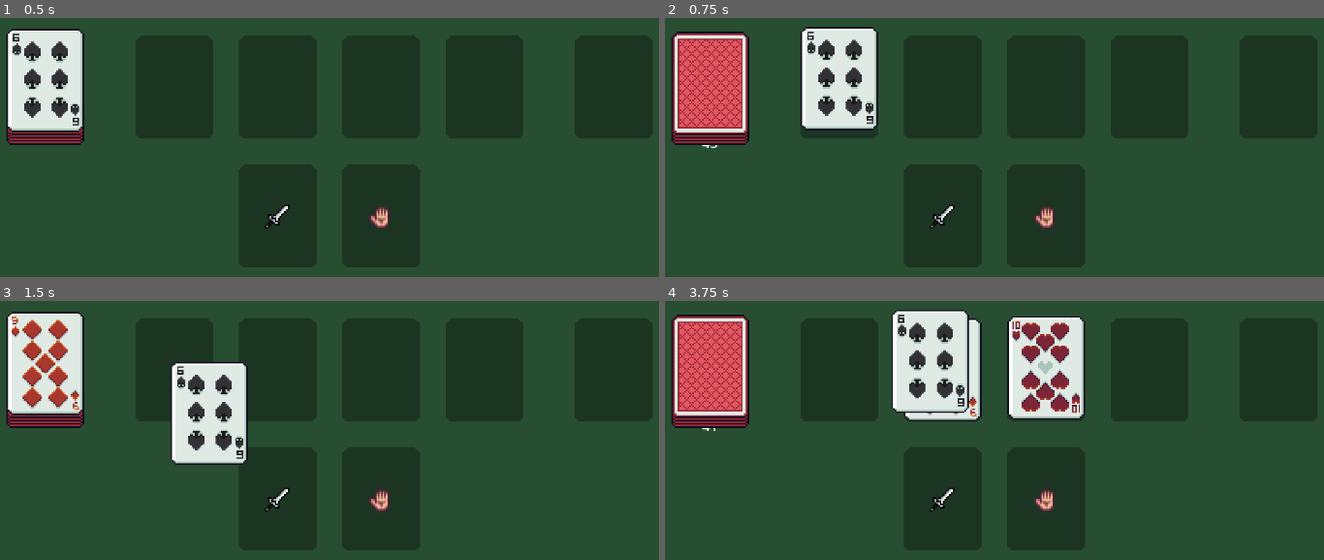
Above: before the commit, frames 1-4 (two rows, left to right).
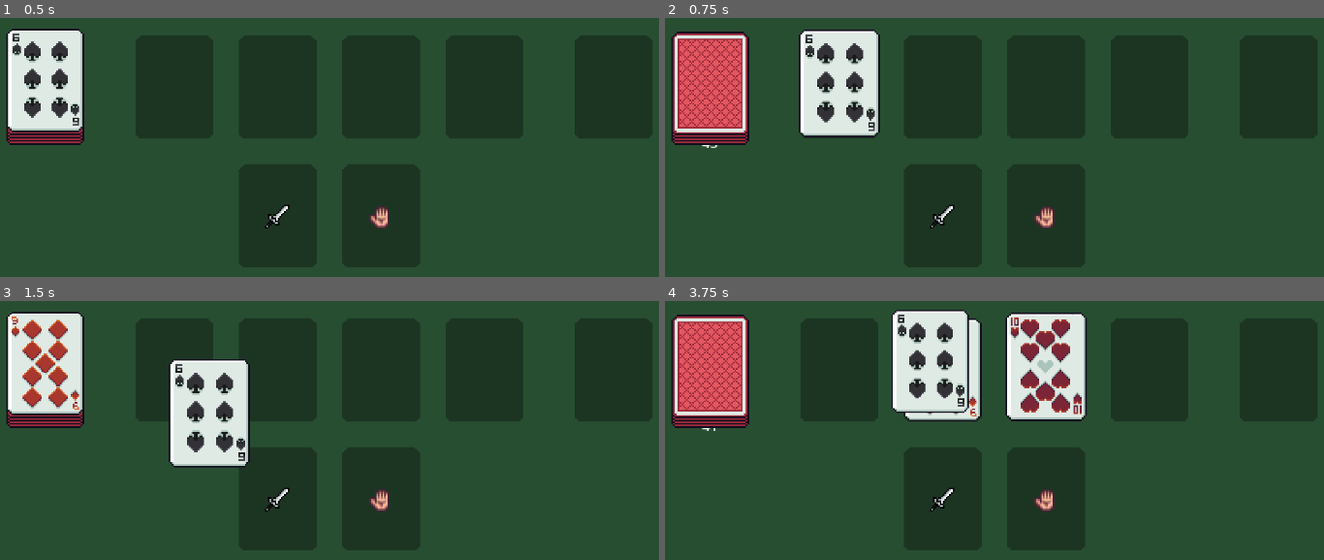
Above: after the commit, the same moments.

Repository: jrobchin/dungeon-drawer
Game: Godot game, scene res://scenes/main/main.tscn
Two runs of this game, one before a commit and one after it. Both use one fixed random seed, a clock stepped at 60 frames per second and the inputs below.
Inputs (mouse positions are in pixels of both pictures, inside the frame that each line leads up to):
- Up to frame 1 (0.5 s): no input
- Up to frame 2 (0.75 s): tap Enter at 0.5 s; drag from (711, 87) to (941, 214) at 0.52 s
- Up to frame 3 (1.5 s): tap Space at 1.25 s; drag from (171, 370) to (276, 497) at 1.27 s
- Up to frame 4 (3.75 s): move the mouse to (717, 363) at 2.02 s; click (717, 363) at 2.17 s; tap Enter at 2.75 s; drag from (954, 508) to (941, 370) at 2.77 s; drag from (744, 363) to (941, 370) at 3.52 s

Frame 1 is identical in both runs. In frame 2, 2.4% of the frame differs, in the area x 20-33%, y 3-47%; in frame 3, 1.7%; in frame 4, 2.1%.

Commit message:
animation polish

Diff:
--- a/scenes/card/card_node.gd
+++ b/scenes/card/card_node.gd
@@ -13,9 +13,13 @@
 
 
 func _on_draggable_area_on_drag_end() -> void:
-	pass # Replace with function body.
+	var tween := create_tween()
+	tween.tween_property(self, "scale", Vector2.ONE, 0.1)
 
 
 func _on_draggable_area_on_drag_start() -> void:
+	var tween := create_tween()
+	tween.tween_property(self, "scale", Vector2.ONE * 1.05, 0.1)
+
 	# Emit signal for cardholder to handle z-index management
 	emit_signal("bring_to_front_requested", self)
--- a/scenes/main/card_manager.gd
+++ b/scenes/main/card_manager.gd
@@ -54,12 +54,14 @@
 
 	# Tween from deck to room
 	var target_position: Vector2 = add_card_result.card_position
-	var mid_point: Vector2 = target_position + Vector2(0, -5)
+	var mid_point: Vector2 = target_position + Vector2(0, -2)
 
 	var tween = create_tween()
 
 	tween.tween_property(card_node, "global_position", mid_point, 0.2).set_trans(Tween.TRANS_QUART)
-	tween.tween_property(card_node, "global_position", target_position, 0.2).set_trans(Tween.TRANS_QUART)
+	tween.parallel().tween_property(card_node, "scale", Vector2.ONE * 1.05, 0.3).set_trans(Tween.TRANS_QUART)
+	tween.tween_property(card_node, "global_position", target_position, 0.1).set_trans(Tween.TRANS_QUART)
+	tween.parallel().tween_property(card_node, "scale", Vector2.ONE, 0.1).set_trans(Tween.TRANS_QUART)
 
 	await tween.finished
 
@@ -76,6 +78,7 @@
 func _on_debug_gui_reset() -> void:
 	pass # Replace with function body.
 
+
 func _on_card_bring_to_front(card_node: CardNode) -> void:
 	# Move card to end of children list (top of visual stack)
 	var child_count = card_holder.get_child_count()
